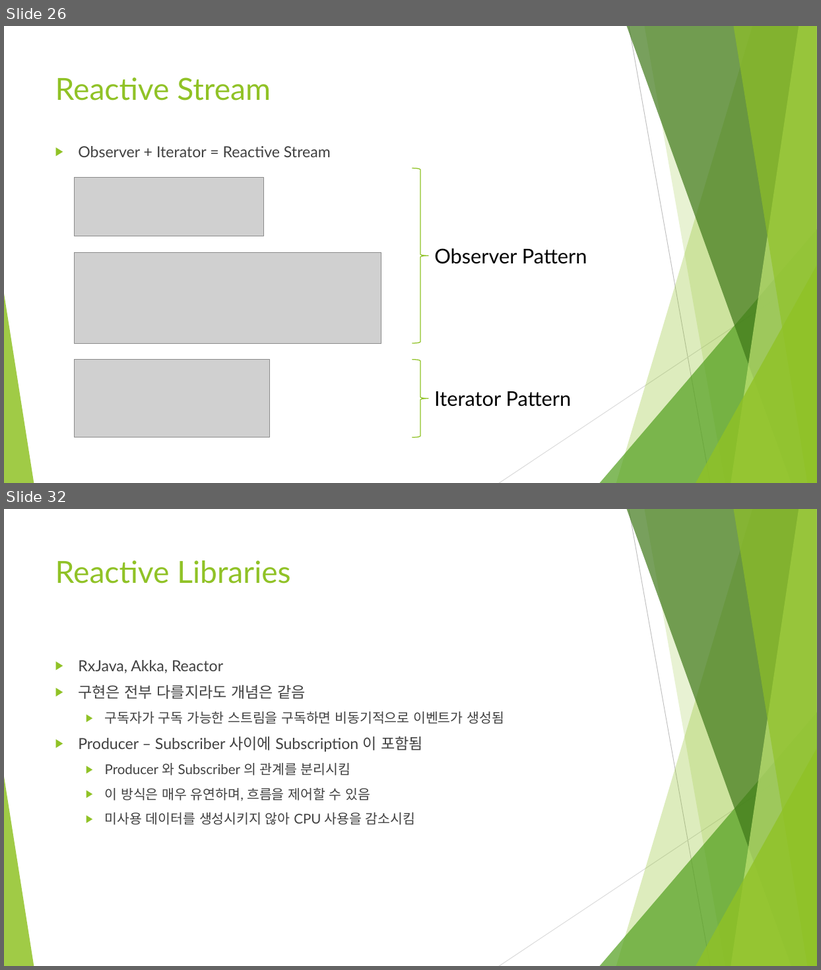
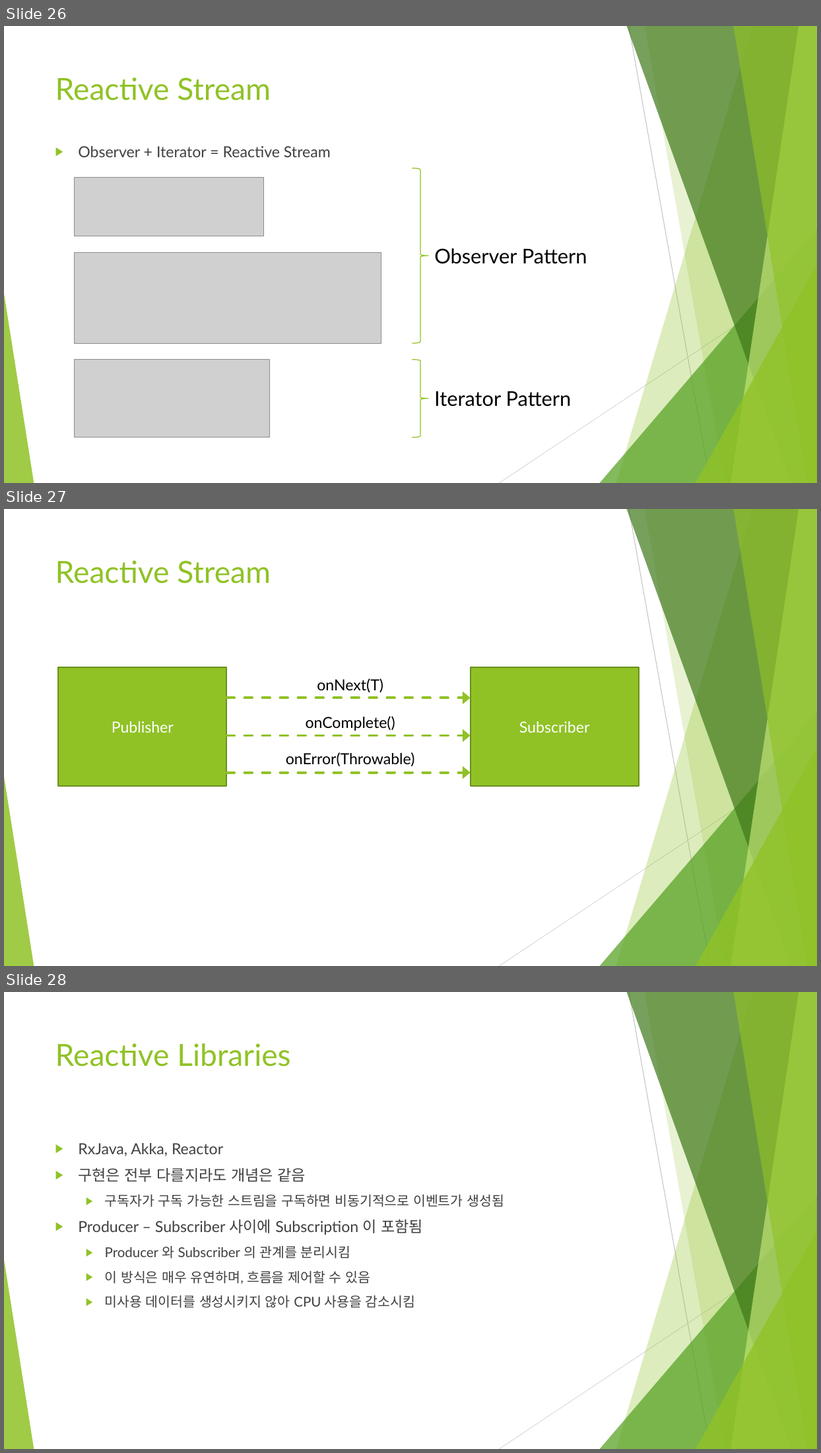
Before and after one commit to kariyan/reactive, a slide deck: docs/ReactiveProgramming_1st.pptx. Shown one above the other, each under a label of ours: slides 26 and 32 before the commit, slides 26, 27 and 28 after it; the slides between them are not shown. The pictures are 821x970 and 821x1453 pixels, drawn with LibreOffice and Linux fonts; fonts in the diff are those of the drawing; grey boxes stand for pictures. Boxes give left, top, right and bottom in pixels: in the first picture for what was removed or moved away, otherwise in the second. Text is boxed around its words. In the diff, an @@ line names an element or a change of style, - is before the commit and + after.

```diff
--- a/docs/ReactiveProgramming_1st.pptx
+++ b/docs/ReactiveProgramming_1st.pptx
@@ slide 27 added at (4, 509, 817, 966), background #FFFFFF; not listed: 10 template elements that a slide beside it also shows @@
@@ title added at (55, 560, 271, 584), 36 pt, text #90C226 @@
+Reactive Stream
@@ group added at (58, 667, 639, 786): 3 arrows, 3 texts, 2 rectangles @@
+Publisher
+Subscriber
+onNext(T)
+onComplete()
+onError(Throwable)
@@ what was slide 32 is now slide 28 @@
```
Also in this commit, not shown: 7 slides changed, 5 slides removed, 1 other file.
